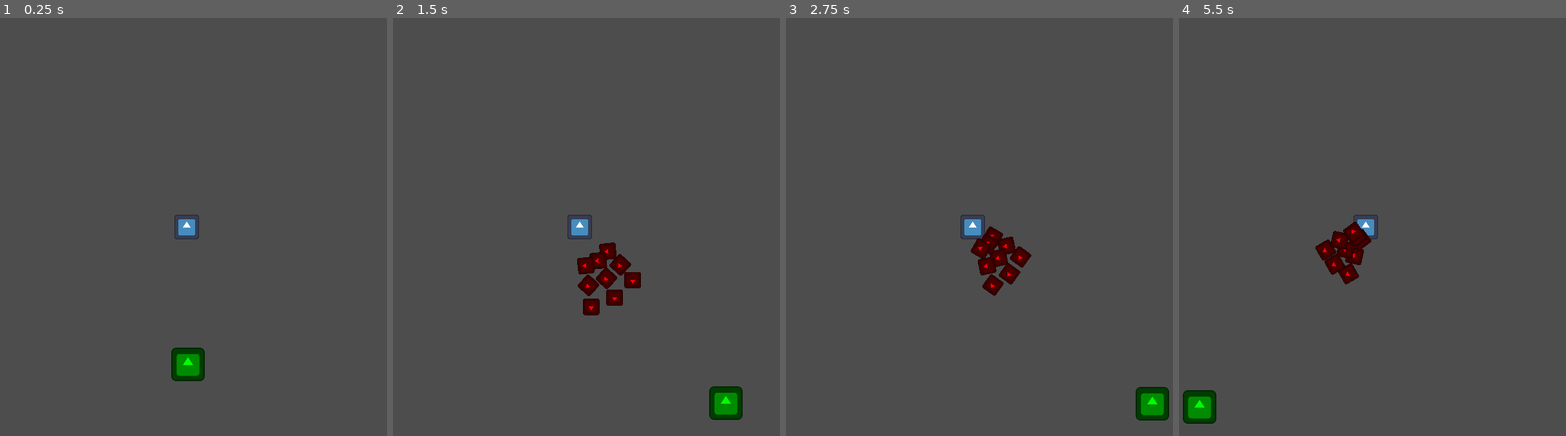
Above: before the commit, frames 1-4 (left to right).
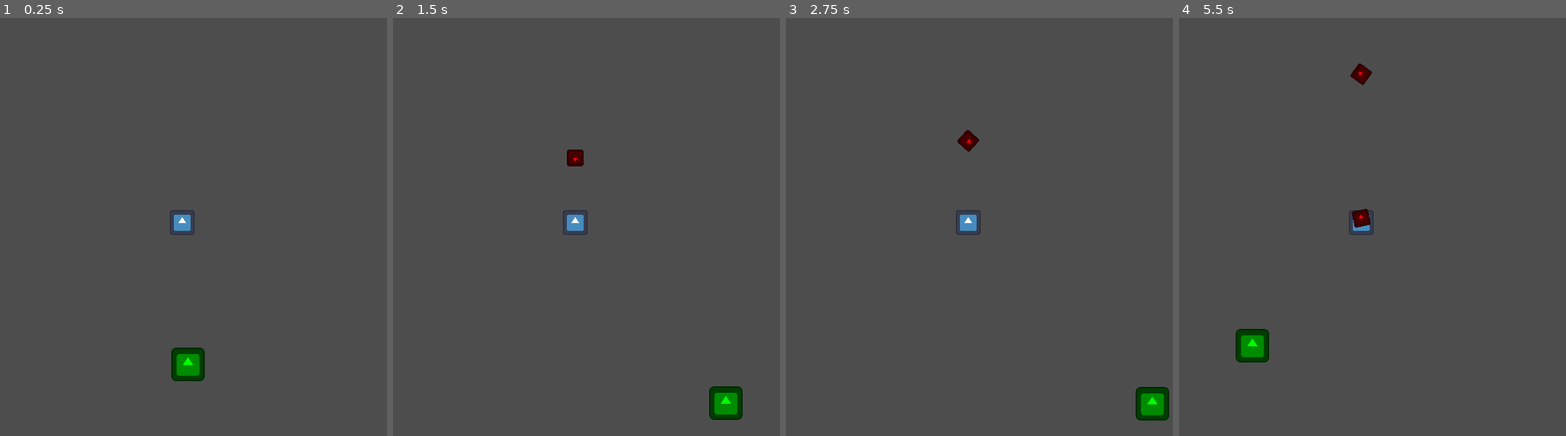
Above: after the commit, the same moments.

Repository: Zeroeth-0/Gatogun
Game: Godot game, scene res://scenes/levels/world.tscn
Same seed, same stepped clock (60 frames per second), same inputs: the game is played once before the commit and once after it. The engine's default icon, where the game draws it, is replaced by a stand-in: a white triangle on a blue panel in a dark square.
Inputs:
- Up to frame 1 (0.25 s): no input
- Up to frame 2 (1.5 s): tap Enter at 0.5 s; hold D (RIGHT) 0.53-1.28 s; hold S (DOWN) from 1.28 s (still down)
- Up to frame 3 (2.75 s): release S (DOWN) at 2.03 s; hold D (RIGHT) from 2.03 s (still down)
- Up to frame 4 (5.5 s): release D (RIGHT) at 2.78 s; hold W (UP) 2.78-3.53 s; hold A (LEFT) 3.53-5.03 s; hold S (DOWN) from 5.03 s (still down)

The runs differ from the first frame. In frame 1, 0.2% of the frame differs, in the area x 43-52%, y 45-53%; in frame 2, 1.8%; in frame 3, 1.7%; in frame 4, 2.9%, in the area x 0-52%, y 10-98%.

Commit message:
Finished bullet and emitter

Diff:
--- a/scenes/levels/world.tscn
+++ b/scenes/levels/world.tscn
@@ -8,13 +8,10 @@
 [node name="World" type="Node2D"]
 
 [node name="Emitter" parent="." instance=ExtResource("3_8gymy")]
-position = Vector2(324, 324)
+position = Vector2(317, 317)
 script = ExtResource("4_mvtvv")
 bulletScene = ExtResource("1_xpsw6")
-type = 2
-aimAtPlayer = true
-arms = 3
-burstCount = 3
+spreadAngle = 360.0
 
 [node name="CatPlayer" parent="." groups=["Player"] instance=ExtResource("4_nvx4x")]
 speed = 300
--- a/source/bullets/bullet.gd
+++ b/source/bullets/bullet.gd
@@ -1,94 +1,91 @@
 extends Area2D
 
+# Properties
 @export var speed: float = 200.0
 @export var direction: Vector2 = Vector2.DOWN
-@export var rotationSpeed: float = 360
+@export var rotationSpeed: float = 360.0
 @export var sprite: Sprite2D
 
+# Direction
 enum Type { NONE, AIM, GRAVITY, LEFT, RIGHT, RANDOM }
 var type: Type = Type.NONE
+var gravIntensity: float = 0
 var deviationAngle: int = 0
-var dirStartTime: float = 0
+var dirStartTime: float = 0.0
 var dirDuration: float = 1.0
 
+# Speed
 var fstNewSpeed: int = 200
-var fstStartTime: float = 0
+var fstStartTime: float = 0.0
+var sndNewSpeed: int = 200
+var sndStartTime: float = 0.0
 
-var sndNewSpeed: int = 200
-var sndStartTime: float = 0
+var elapsedTime: float = 0.0
+var velocity: Vector2
+var grav: bool = false
+var acceleration: Vector2 = Vector2.ZERO  # Vector de aceleración
 
-# Tiempo acumulado para las modificaciones de dirección y velocidad
-var elapsed_time: float = 0.0
-var velocity
-var grav: bool = false
-
-func _ready():
+func _ready() -> void:
 	velocity = direction * speed
 	sndStartTime += fstStartTime
 
-# Asigna propiedades de dirección y velocidad a la bala
+# Set direction and speed for the bullet
 func set_properties(newDirection: Vector2, newSpeed: float) -> void:
 	direction = newDirection
 	speed = newSpeed
 
-func modify_direction(newType, newDeviationAngle, newDirStartTime, newDirDuration):
+func modify_direction(newType: Type, newGravIntensity: float, newDeviationAngle: int,
+						newDirStartTime: float, newDirDuration: float) -> void:
 	type = newType
+	gravIntensity = newGravIntensity
 	deviationAngle = newDeviationAngle
 	dirStartTime = newDirStartTime
 	dirDuration = newDirDuration
 
-func modify_speed(newFstNewSpeed, newFstStartTime, newSndNewSpeed, newSndStartTime):
+func modify_speed(newFstNewSpeed: int, newFstStartTime: float, newSndNewSpeed: int,
+					newSndStartTime: float) -> void:
 	fstNewSpeed = newFstNewSpeed
 	fstStartTime = newFstStartTime
 	sndNewSpeed = newSndNewSpeed
 	sndStartTime = newSndStartTime
 
 func _physics_process(delta: float) -> void:
-	elapsed_time += delta
+	elapsedTime += delta
+
 	if !grav: velocity = direction * speed
+	else: apply_gravity(delta)
 
-	# Modificar dirección según el tipo especificado
 	update_direction(delta)
-
-	# Aplicar cambios de velocidad
 	update_speed()
 
-	# Movimiento de la bala
+	# Bullet movement
+	if grav: velocity += acceleration * delta
 	position += velocity * delta
 	sprite.rotation_degrees -= rotationSpeed * delta
 
-# Cambia la dirección de la bala según el tipo configurado
+func apply_gravity(delta: float) -> void:
+	acceleration.y = gravity * gravIntensity
+
+# Adjust bullet's direction based on its type
 func update_direction(delta: float) -> void:
-	if elapsed_time >= dirStartTime and elapsed_time <= dirStartTime + dirDuration:
+	if elapsedTime >= dirStartTime and elapsedTime <= dirStartTime + dirDuration:
 		match type:
-			# AIM: Apunta directamente al jugador desde el inicio
 			Type.AIM:
-				var player_pos = GETPLAYER.get_player()
-				direction = (player_pos - global_position).normalized()
-
-			# GRAVITY: Aplica una fuerza de gravedad en el eje Y, como si fuera un rigidbody
+				var playerPos = GETPLAYER.get_player()
+				direction = (playerPos - global_position).normalized()
 			Type.GRAVITY:
 				grav = true
-				dirDuration = 5
-				velocity.y += gravity / 5 * delta
-
-			# LEFT: Gira suavemente hacia la izquierda sin afectar la velocidad
 			Type.LEFT:
 				direction = direction.rotated(deg_to_rad(deviationAngle) * delta)
-
-			# RIGHT: Gira suavemente hacia la derecha sin afectar la velocidad
 			Type.RIGHT:
 				direction = direction.rotated(deg_to_rad(-deviationAngle) * delta)
+			Type.RANDOM:
+				var randomAngle = randf_range(-deviationAngle, deviationAngle)
+				direction = direction.rotated(deg_to_rad(randomAngle) * delta)
 
-			# RANDOM: Gira suavemente en una dirección aleatoria dentro del rango
-			Type.RANDOM:
-				var random_angle = randf_range(-deviationAngle, deviationAngle)
-				direction = direction.rotated(deg_to_rad(random_angle) * delta)
-
-# Cambia la velocidad de la bala según los cambios de velocidad configurados
+# Change bullet speed according to the configured intervals
 func update_speed() -> void:
-	if elapsed_time >= fstStartTime and elapsed_time <= sndStartTime:
+	if elapsedTime >= fstStartTime and elapsedTime <= sndStartTime:
 		speed = fstNewSpeed
-
-	if elapsed_time >= sndStartTime:
+	elif elapsedTime >= sndStartTime:
 		speed = sndNewSpeed
--- a/source/weapons/emitter.gd
+++ b/source/weapons/emitter.gd
@@ -1,37 +1,37 @@
 extends Marker2D
 
-# ------------------------------------------------Bullet--------------------------------------------------
-
+# ------------------------------------------------ Bullet ------------------------------------------------
 @export_category("BULLET")
 @export var bulletScene: PackedScene
-@export_range(-300, 300, 50) var speed: float = 200 # Implementado
+@export_range(-300, 300, 50) var speed: float = 200
 
 @export_group("DIRECTION")
 enum Type { NONE, AIM, GRAVITY, LEFT, RIGHT, RANDOM }
 @export var type: Type = Type.NONE
-@export_range(0, 360, 15) var deviationAngle: int
+@export_range(0, 1, 0.1) var gravIntensity: float = 0
+@export_range(0, 360, 45) var deviationAngle: int = 45
 @export_range(0, 5, 0.5) var dirStartTime: float
 @export_range(0, 5, 0.5) var dirDuration: float = 5
 
 @export_group("FIRST CHANGE SPEED")
-@export_range(-300, 300, 50) var fstNewSpeed: int
+@export_range(-300, 300, 50) var fstNewSpeed: int = 200
 @export_range(0, 5, 0.5) var fstStartTime: float
 
 @export_group("SECOND CHANGE SPEED")
-@export_range(-300, 300, 50) var sndNewSpeed: int
+@export_range(-300, 300, 50) var sndNewSpeed: int = 200
 @export_range(0, 5, 0.5) var sndStartTime: float
 
-# ------------------------------------------------Weapon--------------------------------------------------
-
+# ------------------------------------------------ Weapon ------------------------------------------------
 @export_category("WEAPON")
 @export_group("DIRECTION")
 enum Direction { NORTH, WEST, SOUTH, EAST, NWEST, NEAST, SWEST, SEAST }
-@export var directionEnum: Direction = Direction.SOUTH # Implementado
+@export var directionEnum: Direction = Direction.SOUTH
+
 var DIRECTION_MAP = {
-	Direction.NORTH: Vector2(0, -1).normalized(),
-	Direction.SOUTH: Vector2(0, 1).normalized(),
-	Direction.WEST: Vector2(-1, 0).normalized(),
-	Direction.EAST: Vector2(1, 0).normalized(),
+	Direction.NORTH: Vector2(0, -1),
+	Direction.SOUTH: Vector2(0, 1),
+	Direction.WEST: Vector2(-1, 0),
+	Direction.EAST: Vector2(1, 0),
 	Direction.NWEST: Vector2(-1, -1).normalized(),
 	Direction.NEAST: Vector2(1, -1).normalized(),
 	Direction.SWEST: Vector2(-1, 1).normalized(),
@@ -39,158 +39,128 @@
 }
 var direction: Vector2 = Vector2(0, 1)
 @export var aimAtPlayer: bool = false
-@export var parallel: bool = false # Implementado
-@export_range(-50, 50, 5) var steepness: int = 0 # Implementado
+@export var parallel: bool = false
+@export_range(-50, 50, 5) var steepness: int = 0
 
 @export_group("ROTATION")
-@export var burstRotation: bool = false # Implementado
-@export_range(0, 180, 45) var rotationAngle: int = 0 # Implementado
-@export_range(-150, 150, 10) var rotationSpeed: int = 0 # Implementado
-@export var pingPong: bool = false # Implementado
-@export var centerStart: bool = true # Implementado
+@export var burstRotation: bool = false
+@export_range(0, 180, 45) var rotationAngle: int = 0
+@export_range(-150, 150, 10) var rotationSpeed: int = 0
+@export var pingPong: bool = false
+@export var centerStart: bool = true
 
-# ------------------------------------------------Burst---------------------------------------------------
-
+# ------------------------------------------------ Burst ------------------------------------------------
 @export_category("BURST")
-@export_range(1, 16, 1) var arms: int = 1 # Implementado
-@export_range(1, 10, 1) var burstCount: int = 1 # Implementado
-@export_range(0, 1, 0.05) var bulletInterval: float = 0.1 # Implementado
-@export_range(0, 5, 0.5) var warmUp: float = 1.0 # Implementado
-@export_range(0, 450, 50) var distanceCenter: int = 0 # Implementado
+@export_range(1, 16, 1) var arms: int = 1
+@export_range(1, 10, 1) var burstCount: int = 1
+@export_range(0, 1, 0.05) var bulletInterval: float = 0.1
+@export_range(0, 5, 0.5) var warmUp: float = 1.0
+@export_range(0, 450, 50) var distanceCenter: int = 0
 
 @export_group("SPREAD")
-@export_range(0, 360, 15) var spreadAngle: float = 45.0 # Implementado
-@export_range(0, 600, 0) var spreadOffset: int = 100 # Implementado
+@export_range(0, 360, 15) var spreadAngle: float = 45.0
+@export_range(0, 600, 100) var spreadOffset: int = 100
 enum SpeedVar { BULLET, ARM }
-@export var speedVar: SpeedVar = SpeedVar.BULLET # Implementado
-@export_range(0.9, 1.1, 0.02) var speedVariation: float = 1 # Implementado
-@export var useSymmetry: bool = false # Implementado
+@export var speedVar: SpeedVar = SpeedVar.BULLET
+@export_range(0.9, 1.1, 0.02) var speedVariation: float = 1
+@export var useSymmetry: bool = false
 
 @export_group("PROBABILITY")
-@export_range(0, 100, 10) var randomAngle: int = 0 # Implementado
-@export_range(0, 100, 10) var randomOffset: int = 0 # Implementado
-@export_range(0, 0.9, 0.1) var randomSpeed: float = 0 # Implementado
+@export_range(0, 100, 10) var randomAngle: int = 0
+@export_range(0, 100, 10) var randomOffset: int = 0
+@export_range(0, 0.9, 0.1) var randomSpeed: float = 0
 
 @export_group("REPEATER")
-@export_range(1, 8, 1) var repeatCount: int = 1 # Implementado
-@export_range(0, 360, 45) var repeatAngle: int = 360 # Implementado
-@export var keepSpeed: bool = false # Implementado
+@export_range(1, 8, 1) var repeatCount: int = 1
+@export_range(0, 360, 45) var repeatAngle: int = 360
+@export var keepSpeed: bool = false
 
+# Random number generator
 var rng = RandomNumberGenerator.new()
-var rotation_direction = 1
-var stop_rotation = false
-var player_pos: Vector2 = Vector2()
+var rotationDirection = 1
+var stopRotation = false
+var playerPos: Vector2 = Vector2()
 
-func _ready():
+func _ready() -> void:
 	direction = DIRECTION_MAP.get(directionEnum)
 	shoot()
 
-func _physics_process(delta):
-	if not stop_rotation:
-		rotation_degrees += rotationSpeed * delta * rotation_direction
+func _physics_process(delta: float) -> void:
+	if not stopRotation: rotation_degrees += rotationSpeed * delta * rotationDirection
 	handle_rotation()
 
-func handle_rotation():
-	var adj_angle = rotationAngle
-	var null_angle = 0
-
-	if centerStart:
-		adj_angle = rotationAngle / 2.0
-		null_angle = null_angle - rotationAngle / 2.0
+func handle_rotation() -> void:
+	var adjAngle = rotationAngle / 2.0 if centerStart else rotationAngle
+	var nullAngle = -rotationAngle / 2.0 if centerStart else 0
 
 	if pingPong:
-		if rotation_degrees >= adj_angle:
-			rotation_direction = -1
-		elif rotation_degrees <= null_angle:
-			rotation_direction = 1
-	else:
-		if rotation_degrees >= rotationAngle and rotationAngle < 360:
-			rotation_direction = 0
+		if rotation_degrees >= adjAngle: rotationDirection = -1
+		elif rotation_degrees <= nullAngle: rotationDirection = 1
+	elif rotation_degrees >= rotationAngle and rotationAngle < 360: rotationDirection = 0
 
-func shoot():
+# Start shooting bullets
+func shoot() -> void:
 	while true:
 		await get_tree().create_timer(warmUp).timeout
-		var new_spd = speed
-		if !burstRotation: stop_rotation = true
+		var newSpeed = speed
+		if not burstRotation: stopRotation = true
 
-		if aimAtPlayer: player_pos = GETPLAYER.get_player()
+		if aimAtPlayer: playerPos = GETPLAYER.get_player()
 
 		for i in burstCount:
-			if speedVar == SpeedVar.BULLET: new_spd *= speedVariation
-
-			fire(new_spd)
+			if speedVar == SpeedVar.BULLET: newSpeed *= speedVariation
+			fire(newSpeed)
 			await get_tree().create_timer(bulletInterval).timeout
 
-		if !burstRotation: stop_rotation = false
+		if not burstRotation: stopRotation = false
 
-func fire(new_spd) -> void:
-	var shoot_spd = new_spd
+# Fire bullets
+func fire(newSpeed: float) -> void:
 	var eachSpreadOffset = spreadOffset / float(arms)
-	var eachArmAngle
-
-	if spreadAngle == 360:
-		eachArmAngle = spreadAngle / float(arms)
-	else:
-		eachArmAngle = spreadAngle / float(arms - 1)
-
-	var offsetCorrection = 0.0
-	if arms % 2 == 0:
-		offsetCorrection = eachSpreadOffset / 2
+	var eachArmAngle = spreadAngle / float(arms) if spreadAngle == 360  else spreadAngle / float(arms - 1)
+	var offsetCorrection = eachSpreadOffset / 2 if arms % 2 == 0  else 0.0
 
 	for r in range(repeatCount):
-		if keepSpeed:
-			shoot_spd = new_spd
-
-		var repeat_rotation = repeatAngle / float(repeatCount) * r
+		var repeatRotation = repeatAngle / float(repeatCount) * r
 
 		for i in range(arms):
-			if speedVar == SpeedVar.ARM:
-				shoot_spd *= speedVariation
+			if speedVar == SpeedVar.ARM: newSpeed *= speedVariation
 
-			var shoot_dir = direction.rotated(rotation + deg_to_rad(repeat_rotation))
-			var shoot_pos = global_position
+			var shootDir = direction.rotated(rotation + deg_to_rad(repeatRotation))
+			var shootPos = global_position
 
-			# Si aimAtPlayer está activado, ajustamos la dirección hacia el jugador
-			if aimAtPlayer:
-				shoot_dir = (player_pos - shoot_pos).normalized()
+			if aimAtPlayer: shootDir = (playerPos - shootPos).normalized()
 
-			if parallel:
-				# Aplicamos steepness para disparo paralelo
-				var offset = ((i - arms / 2.0) * eachSpreadOffset) + rng.randf_range(-randomOffset, randomOffset)
+			if parallel: handle_parallel_shooting(i, eachSpreadOffset, shootDir, shootPos, offsetCorrection)
+			else:
+				var angleOffset = eachArmAngle * i - spreadAngle / 2 + rng.randf_range(-randomAngle, randomAngle)
+				if arms != 1: shootDir = shootDir.rotated(deg_to_rad(angleOffset))
+				if spreadAngle == 360: shootDir *= -1
 
-				# Ajustamos la posición con steepness
-				var steepness_factor = abs(i - (arms - 1) / 2.0) * steepness
-				shoot_pos += shoot_dir * steepness_factor  # Posiciona las balas con la forma de pico
+			var finalSpeed = newSpeed * rng.randf_range(1 - randomSpeed, 1 + randomSpeed)
 
-				# Ajustamos también la dirección para que siga el ángulo visual correcto
-				var steepness_dir_adjustment = steepness_factor * 0.01
-				shoot_dir = shoot_dir.rotated(deg_to_rad(steepness_dir_adjustment))
+			if useSymmetry: shoot_symmetric_bullets(shootDir, shootPos, finalSpeed)
+			else: shoot_bullet(shootDir, shootPos, finalSpeed)
 
-				# Actualizamos posición paralela con offset corregido
-				shoot_pos += shoot_dir.orthogonal() * (offset + offsetCorrection)
-			else:
-				# Comportamiento normal sin steepness
-				var angle_offset = eachArmAngle * i - spreadAngle / 2 + rng.randf_range(-randomAngle, randomAngle)
-				if arms != 1:
-					shoot_dir = shoot_dir.rotated(deg_to_rad(angle_offset))
-				if spreadAngle == 360:
-					shoot_dir *= -1
+# Handle parallel shooting
+func handle_parallel_shooting(i: int, eachSpreadOffset: float, shootDir: Vector2, shootPos: Vector2, offsetCorrection: float) -> void:
+	var offset = ((i - arms / 2.0) * eachSpreadOffset) + rng.randf_range(-randomOffset, randomOffset)
+	var steepnessFactor = abs(i - (arms - 1) / 2.0) * steepness
+	shootPos += shootDir * steepnessFactor
+	var steepnessDirAdjustment = steepnessFactor * 0.01
+	shootDir = shootDir.rotated(deg_to_rad(steepnessDirAdjustment))
+	shootPos += shootDir.orthogonal() * (offset + offsetCorrection)
 
-			# Velocidad final ajustada
-			var curr_spd = shoot_spd * rng.randf_range(1 - randomSpeed, 1 + randomSpeed)
+# Shoot symmetric bullets
+func shoot_symmetric_bullets(shootDir: Vector2, shootPos: Vector2, speed: float) -> void:
+	shoot_bullet(shootDir.rotated(deg_to_rad(45)), shootPos, speed)
+	shoot_bullet(shootDir.rotated(deg_to_rad(45)) * Vector2(-1, 1), shootPos, speed)
 
-			# Lógica de simetría (opcional)
-			match useSymmetry:
-				false:
-					shoot_bullet(shoot_dir, shoot_pos, curr_spd)
-				true:
-					shoot_bullet(shoot_dir.rotated(deg_to_rad(45)), shoot_pos, curr_spd)
-					shoot_bullet(shoot_dir.rotated(deg_to_rad(45)) * Vector2(-1, 1), shoot_pos, curr_spd)
-
-func shoot_bullet(shoot_dir: Vector2, shoot_pos: Vector2, shoot_spd: float):
+# Shoot a single bullet
+func shoot_bullet(shootDir: Vector2, shootPos: Vector2, speed: float) -> void:
 	var bullet = bulletScene.instantiate() as Node2D
-	bullet.position = shoot_pos + shoot_dir * distanceCenter
-	bullet.set_properties(shoot_dir, shoot_spd)
-	bullet.modify_direction(type, deviationAngle, dirStartTime, dirDuration)
+	bullet.position = shootPos + shootDir * distanceCenter
+	bullet.set_properties(shootDir.normalized(), speed)
+	bullet.modify_direction(type, gravIntensity, deviationAngle, dirStartTime, dirDuration)
 	bullet.modify_speed(fstNewSpeed, fstStartTime, sndNewSpeed, sndStartTime)
 	get_parent().add_child(bullet)
